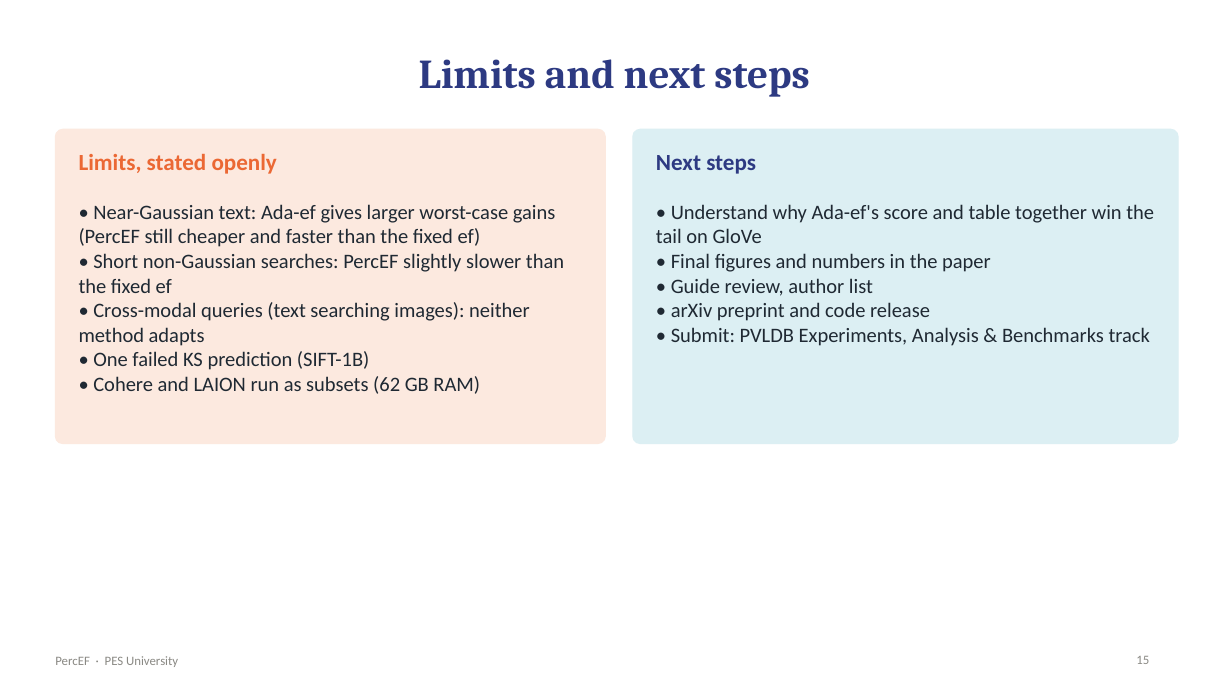
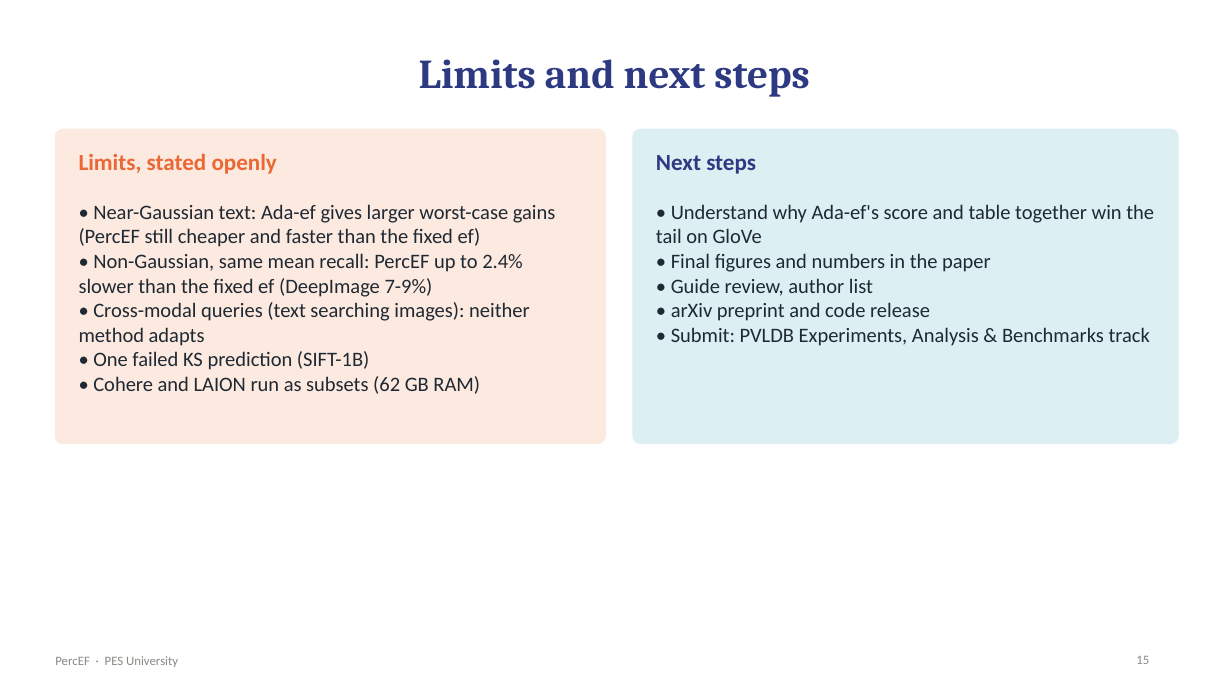
Before and after one commit to pranavshenvi/hybridAdaptiveEF, a slide deck: slide 15 of presentation/PercEF_review.pptx. Drawn at 1232x693 pixels with LibreOffice and Linux fonts; fonts in the diff are those of the drawing. Boxes give left, top, right and bottom in pixels: in the first picture for what was removed or moved away, otherwise in the second. Text is boxed around its words. In the diff, an @@ line names an element or a change of style, - is before the commit and + after.

```diff
--- a/presentation/PercEF_review.pptx
+++ b/presentation/PercEF_review.pptx
@@ text at [79, 253, 523, 297]: text changed @@
-• Short non-Gaussian searches: PercEF slightly slower than the fixed ef
+• Non-Gaussian, same mean recall: PercEF up to 2.4% slower than the fixed ef (DeepImage 7-9%)
```
Also in this commit, not shown: 5 other slides changed, 11 other files.
